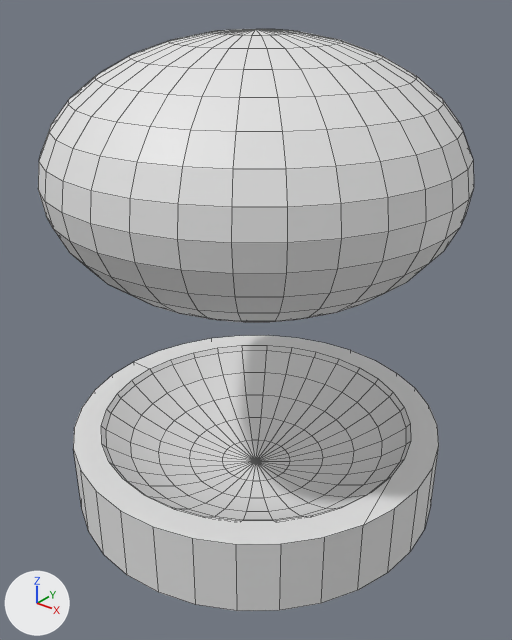
The Blender file plane/untitled.blend as it was, and as the next commit left it.
Before and after are seen from a 50 mm camera at (2.09, -2.62, 2.42) aimed at (0.05, -0.06, 0.84). Every picture has the same lights, and +X, +Y and +Z are marked at lower left. Mesh edges are drawn as thin lines.
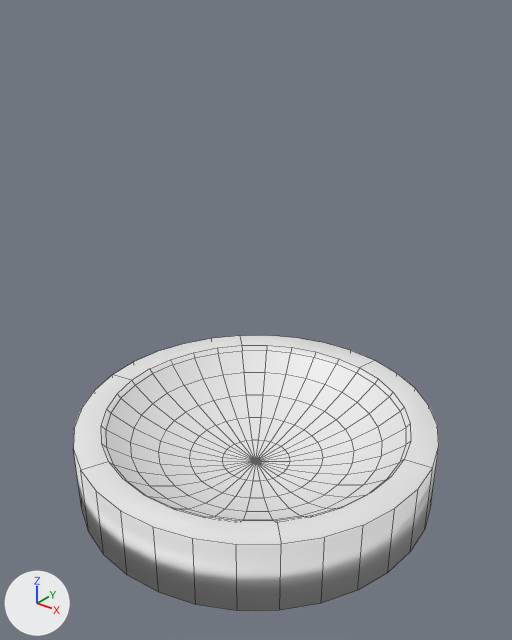
Location of each change, [x1, y1, x2, y2] in pixels of the pictures (512 x 640 px):
'Sphere', deleted: before [38, 29, 474, 322]
part 1 of me_cylinder, built on: [73, 335, 439, 544] in both
part 2 of me_cylinder, shading changed: [74, 345, 439, 611] in both

The change, as a list of edits to the scene's bpy script:
```text
Change me_cylinder:
    used by ob_cylinder; location = (0.0, 0.0, 0.0); scale = (1.0, 1.0, 0.2)
    remove me_cylinder.from_pydata(...)  # 257 vertices, 227 faces; spans x -1.0..1.0, y -1.0..1.0, z -1.0..1.0
    add me_cylinder.from_pydata(...)  # 257 vertices, 231 faces; spans x -1.0..1.0, y -1.0..1.0, z -1.0..1.0
    me_cylinder part 1
    2 faces are deleted
    6 new faces join them
    me_cylinder part 2: 225 kept faces spanning x -1.0..1.0, y -1.0..1.0, z -1.0..1.0 are now shaded smooth
Remove ob_sphere:
    ob_sphere = bpy.data.objects.new('Sphere', me_sphere)
    ob_sphere.location = (0.0, 0.0, 1.581)
    ob_sphere.scale = (1.0, 1.0, 0.631)
```
